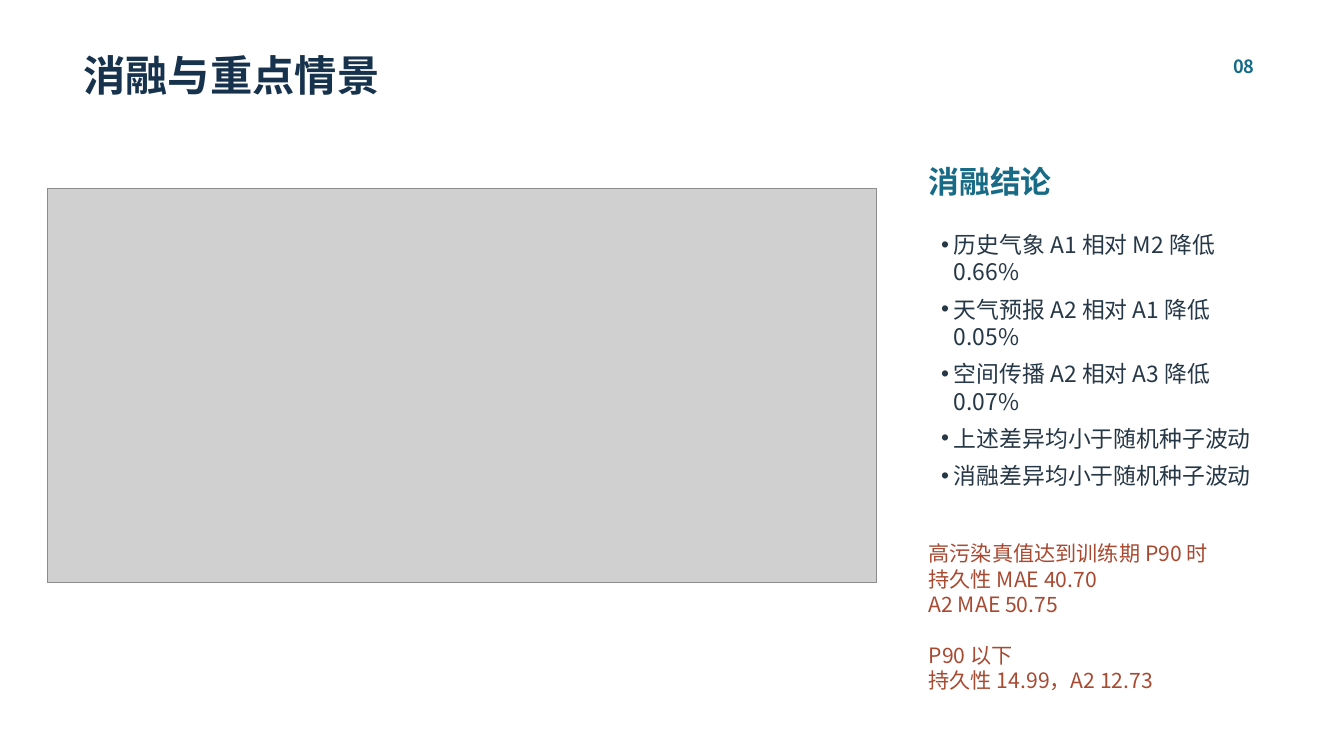
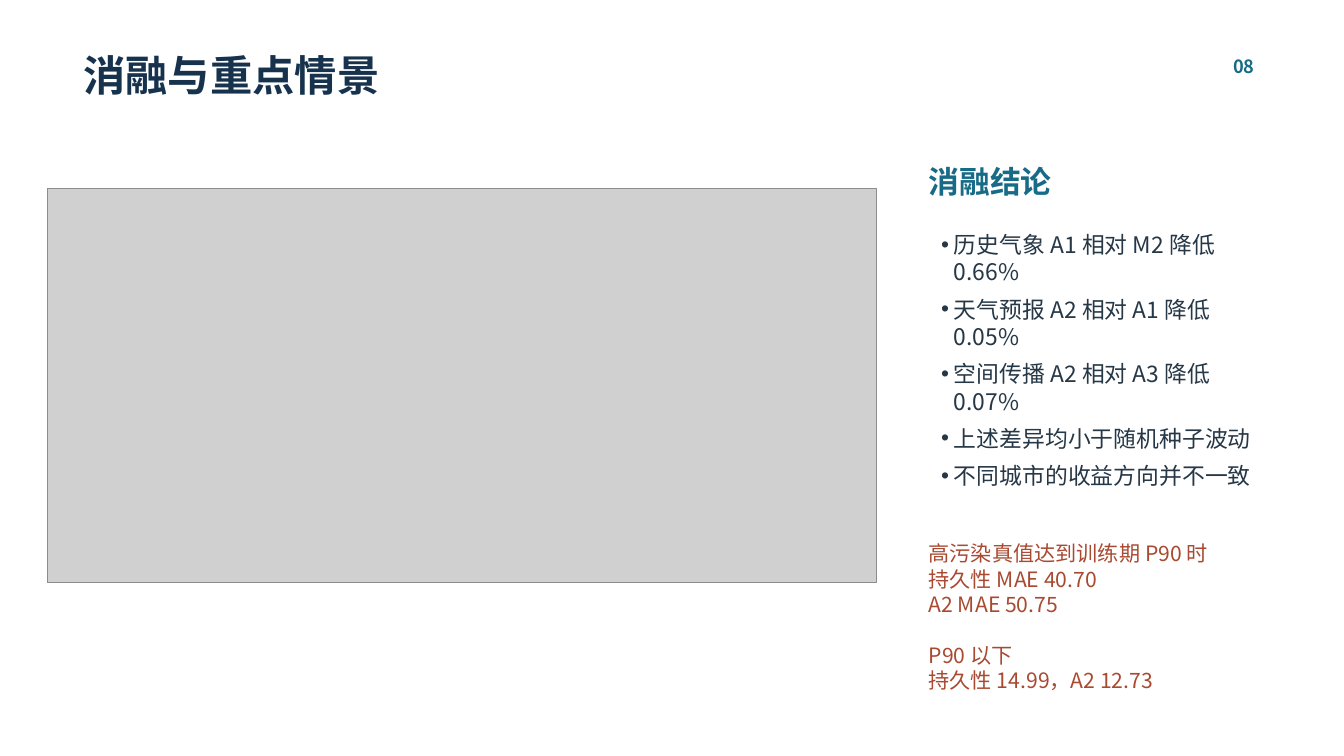
Before and after one commit to Vamsinger/jzh-pm25-forecasting, a slide deck: slide 8 of E/交付材料/答辩幻灯片.pptx. Drawn at 1344x756 pixels with LibreOffice and Linux fonts; fonts in the diff are those of the drawing; grey boxes stand for pictures. Boxes give left, top, right and bottom in pixels: in the first picture for what was removed or moved away, otherwise in the second. Text is boxed around its words. In the diff, an @@ line names an element or a change of style, - is before the commit and + after.

```diff
--- a/E/交付材料/答辩幻灯片.pptx
+++ b/E/交付材料/答辩幻灯片.pptx
@@ text at [954, 465, 1251, 486]: text changed @@
-• 消融差异均小于随机种子波动
+• 不同城市的收益方向并不一致
```
Also in this commit, not shown: 9 other files.
